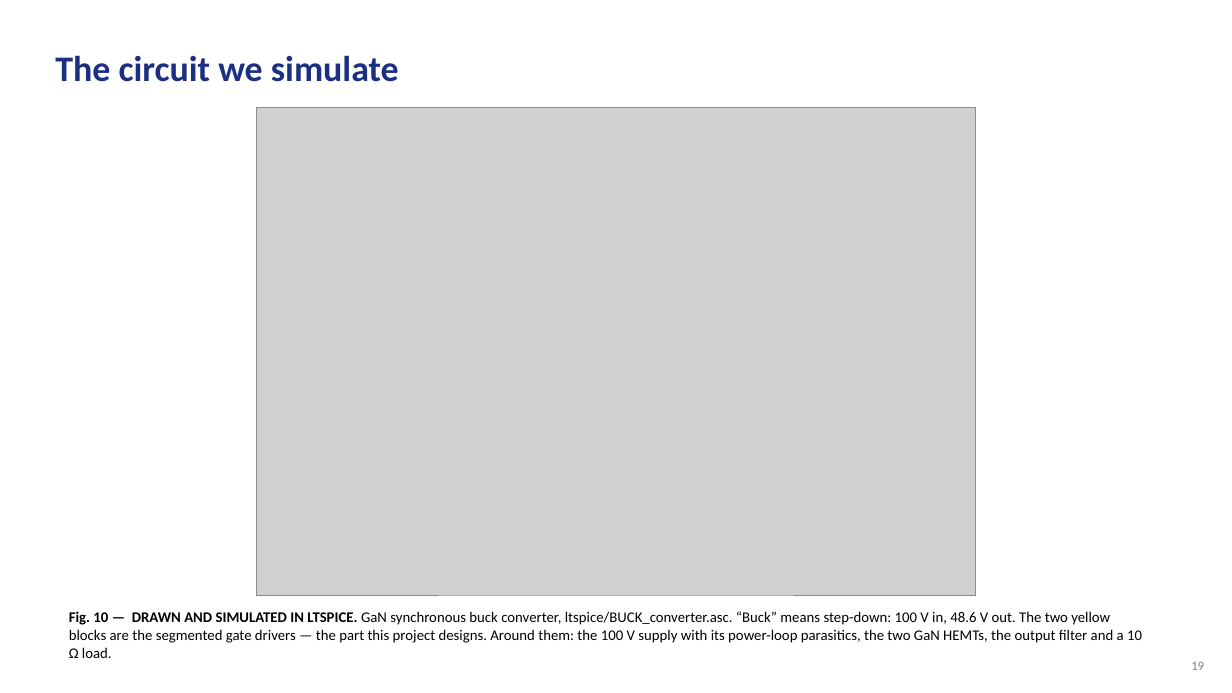
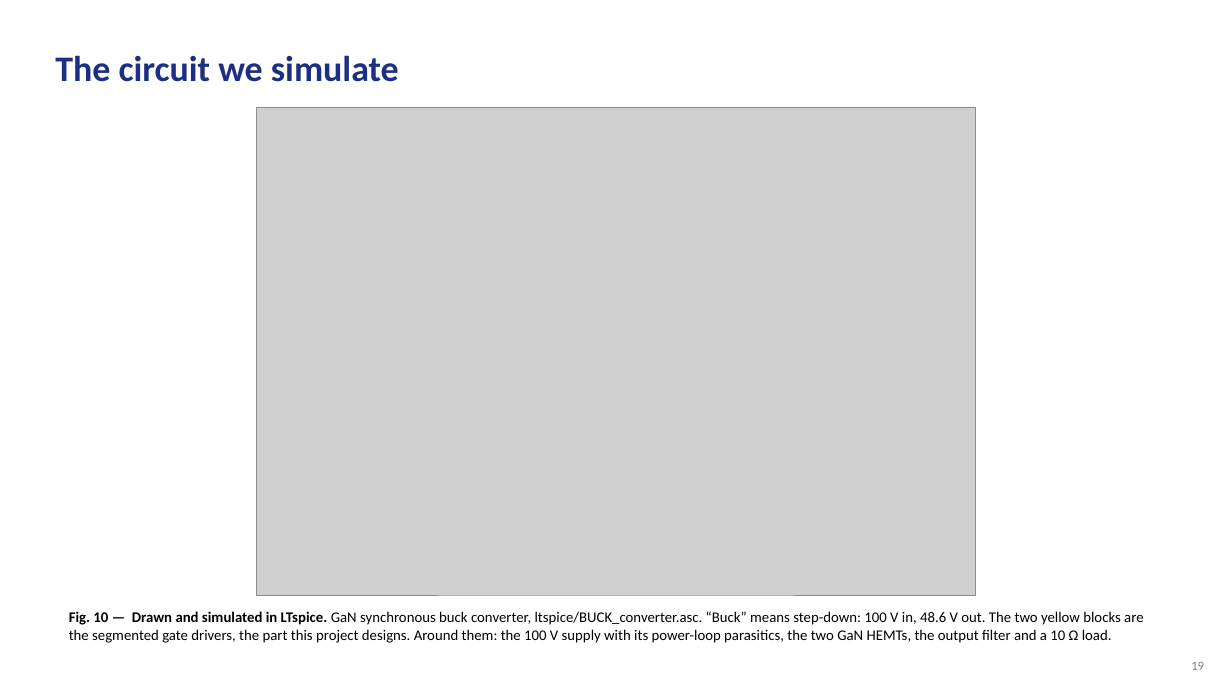
Before and after one commit to Amritha902/gan-driver, a slide deck: slide 19 of review/GaN_Review1_BACKUP.pptx. Drawn at 1232x693 pixels with LibreOffice and Linux fonts; fonts in the diff are those of the drawing; grey boxes stand for pictures. Boxes give left, top, right and bottom in pixels: in the first picture for what was removed or moved away, otherwise in the second. Text is boxed around its words. In the diff, an @@ line names an element or a change of style, - is before the commit and + after.

```diff
--- a/review/GaN_Review1_BACKUP.pptx
+++ b/review/GaN_Review1_BACKUP.pptx
@@ text at bbox=[69, 611, 1143, 643]: text changed @@
-Fig. 10 — DRAWN AND SIMULATED IN LTSPICE. GaN synchronous buck converter, ltspice/BUCK_converter.asc. “Buck” means step-down: 100 V in, 48.6 V out. The two yellow blocks are the segmented gate drivers — the part this project designs. Around them: the 100 V supply with its power-loop parasitics, the two GaN HEMTs, the output filter and a 10 Ω load.
+Fig. 10 — Drawn and simulated in LTspice. GaN synchronous buck converter, ltspice/BUCK_converter.asc. “Buck” means step-down: 100 V in, 48.6 V out. The two yellow blocks are the segmented gate drivers, the part this project designs. Around them: the 100 V supply with its power-loop parasitics, the two GaN HEMTs, the output filter and a 10 Ω load.
```
Also in this commit, not shown: 43 other slides changed, 10 other files.
